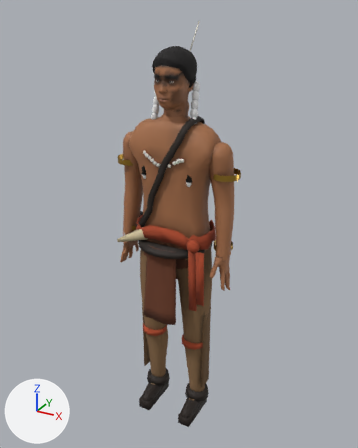
The glTF model reckoning/models/warrior_braids.glb as it was, and as the next commit left it.
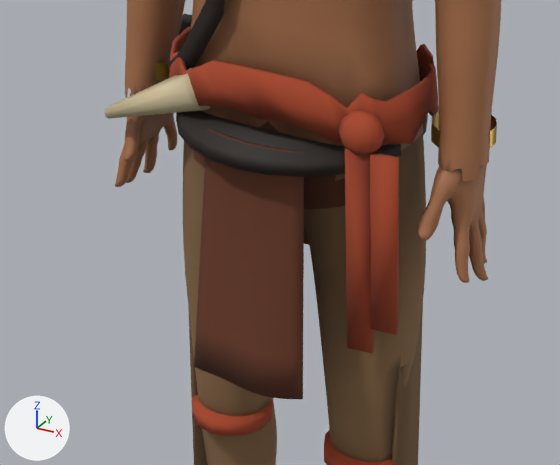
Old and new are each drawn whole from a 50 mm camera at (0.991, -1.768, 1.906) aimed at (-0.002, 0.037, 1.004) and again close up on the part from 24% to 70% of the width and 46% to 77% of the height. Lighting does not change. The marker at lower left points along +X, +Y and +Z. The last two pictures show the newer version. Vertices at exactly the same position are counted once.

The first close-up shows 'warrior_braids_body', 'warrior_braids_coat', 'warrior_braids_horn', 'warrior_braids_leather', 'warrior_braids_legs', 'warrior_braids_sash' and 1 more.
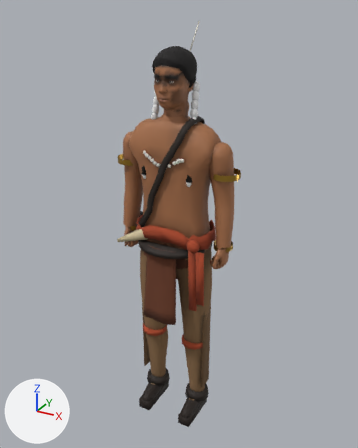
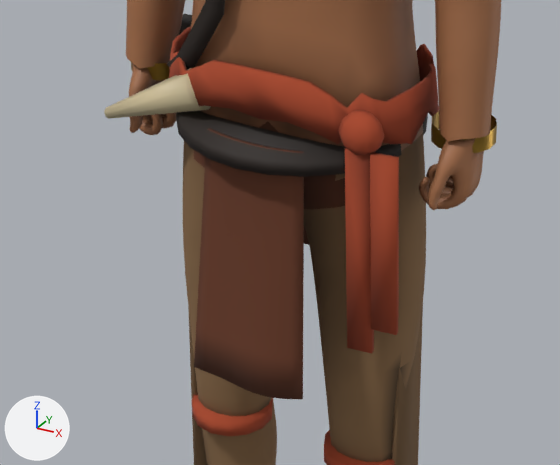
Pixel boxes (x1, y1, x2, y2) of what changed, in the close-ups (560 x 465 px; the box of a moved part takes in the faces that stretch with it):
'warrior_braids_body', reshaped
    before: (115, 0, 501, 465)
    after: (126, 0, 501, 465)
part 1 of me_warrior_braids_body, moved or reshaped
    before: (418, 133, 490, 283)
    after: (418, 138, 484, 210)
part 2 of me_warrior_braids_body, moved or reshaped
    before: (115, 57, 177, 187)
    after: (129, 63, 176, 135)
part 3 of me_warrior_braids_body, edited (looks the same)
    both: (183, 141, 475, 329)

Patch to the scene script:
```diff
--- a/reckoning/models/warrior_braids.glb.py
+++ b/reckoning/models/warrior_braids.glb.py
@@ me_warrior_braids_body @@
 # used by ob_warrior_braids_body; location = (0.0, 0.0, 0.0)
-me_warrior_braids_body.from_pydata(...)  # 4282 vertices, 8504 faces; spans x -0.28..0.28, y -0.13..0.1, z 0.01..1.53
+me_warrior_braids_body.from_pydata(...)  # 4200 vertices, 8352 faces; spans x -0.27..0.27, y -0.13..0.1, z 0.01..1.53
+# me_warrior_braids_body part 1: 62 vertices moved from x 0.22..0.26, y -0.07..0.04, z 0.86..0.95 to x 0.21..0.26, y -0.07..0.04, z 0.87..0.95; 587 vertices removed from x 0.21..0.28, y -0.09..0.06, z 0.77..0.96; 546 vertices added at x 0.19..0.26, y -0.07..0.05, z 0.87..0.98
+# me_warrior_braids_body part 2: 58 vertices moved from x -0.26..-0.22, y -0.07..0.04, z 0.86..0.95 to x -0.26..-0.21, y -0.07..0.04, z 0.87..0.96; 589 vertices removed from x -0.28..-0.21, y -0.09..0.06, z 0.77..0.96; 548 vertices added at x -0.26..-0.19, y -0.07..0.05, z 0.87..0.98
+# me_warrior_braids_body part 3: 107 kept faces spanning x -0.26..0.26, y -0.07..0.07, z 0.67..0.98 get new vertex colours
 me_warrior_braids_body.materials.append(mat_warrior_braids_skin)
```
